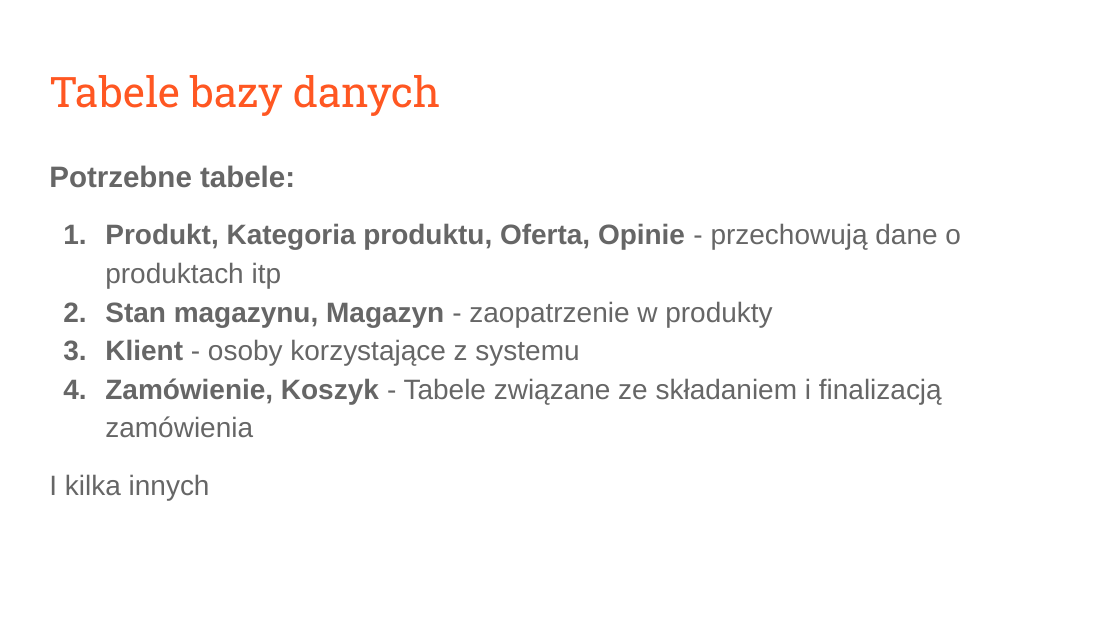
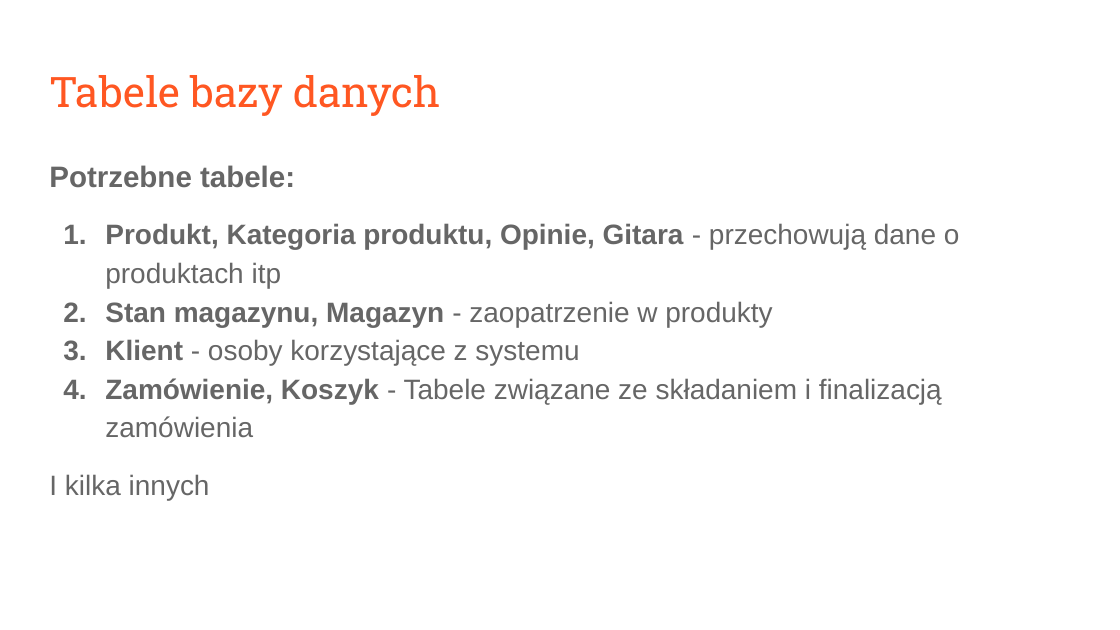
Before and after one commit to KubaK1P/semiquaver, a slide deck: slide 7 of Projekt sklepu_ Semiquaver.pptx. Drawn at 1120x630 pixels with LibreOffice and Linux fonts; fonts in the diff are those of the drawing. Boxes give left, top, right and bottom in pixels: in the first picture for what was removed or moved away, otherwise in the second. Text is boxed around its words. In the diff, an @@ line names an element or a change of style, - is before the commit and + after.

```diff
--- a/Projekt sklepu_ Semiquaver.pptx
+++ b/Projekt sklepu_ Semiquaver.pptx
@@ text at [105, 223, 960, 288]: text changed @@
-1. Produkt, Kategoria produktu, Oferta, Opinie - przechowują dane o produktach itp
+1. Produkt, Kategoria produktu, Opinie, Gitara - przechowują dane o produktach itp
```
Also in this commit, not shown: 1 other slide changed.
